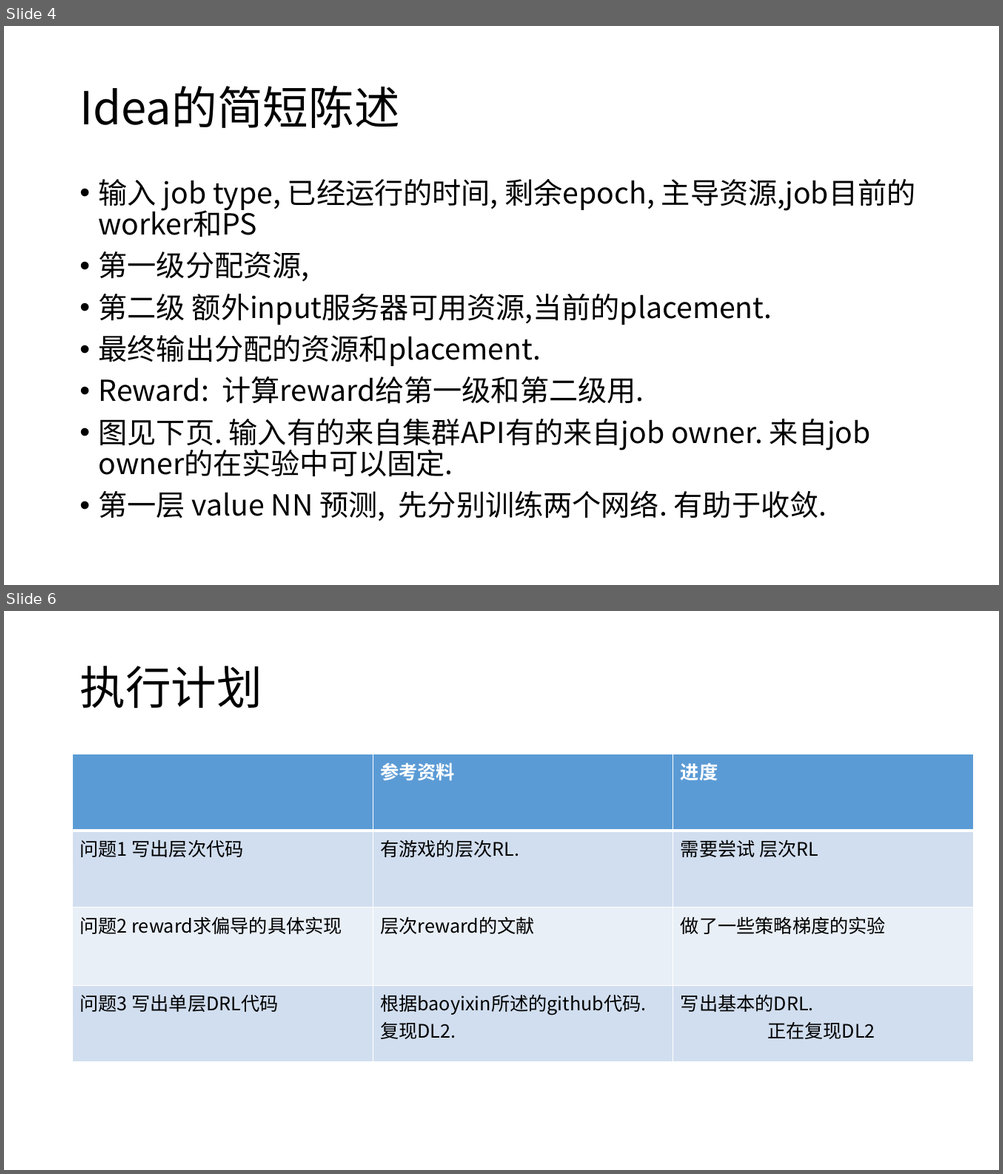
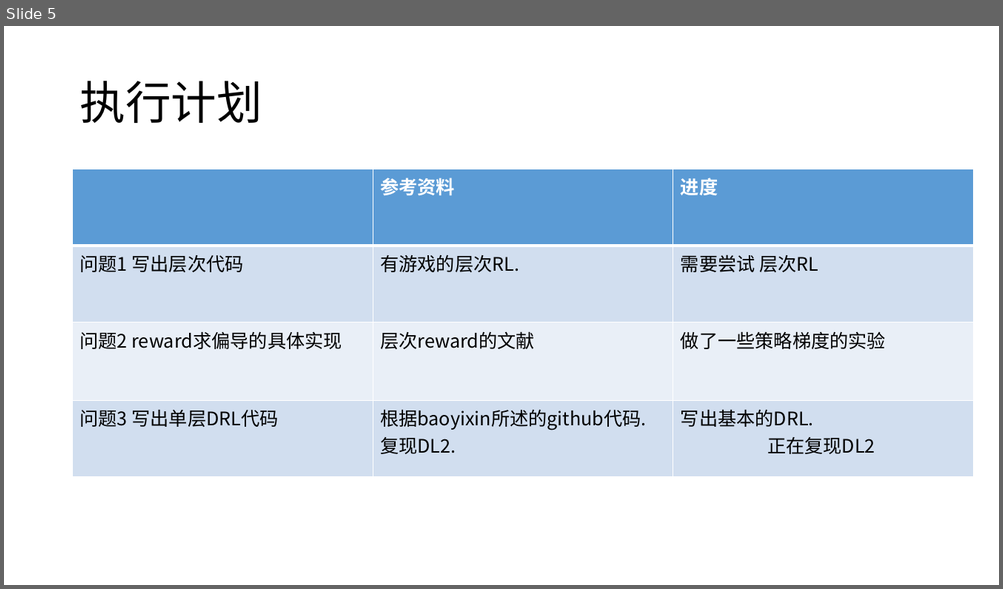
Before and after one commit to LukeLIN-web/distrubuted-ML-system, a slide deck: week report/8.11 report.pptx. Shown one above the other, each under a label of ours: slides 4 and 6 before the commit, slide 5 after it; the slides between them are not shown. The pictures are 1003x1174 and 1003x589 pixels, drawn with LibreOffice and Linux fonts; fonts in the diff are those of the drawing. Boxes give left, top, right and bottom in pixels: in the first picture for what was removed or moved away, otherwise in the second. Text is boxed around its words. In the diff, an @@ line names an element or a change of style, - is before the commit and + after.

```diff
--- a/week report/8.11 report.pptx
+++ b/week report/8.11 report.pptx
@@ slide 4 removed at (x1=4, y1=26, x2=999, y2=585), background #FFFFFF @@
@@ title removed at (x1=79, y1=86, x2=399, y2=128) @@
-Idea的简短陈述
@@ text removed at (x1=99, y1=179, x2=916, y2=521) @@
-• 输入 job type, 已经运行的时间, 剩余epoch, 主导资源,job目前的worker和PS
-• 第一级分配资源,
-• 第二级 额外input服务器可用资源,当前的placement.
-• 最终输出分配的资源和placement.
-• Reward: 计算reward给第一级和第二级用.
-• 图见下页. 输入有的来自集群API有的来自job owner. 来自job owner的在实验中可以固定.
-• 第一层 value NN 预测, 先分别训练两个网络. 有助于收敛.
@@ what was slide 6 is now slide 5 @@
```
Also in this commit, not shown: 4 slides changed, 1 slide added, 1 other slide removed, 7 other files.
